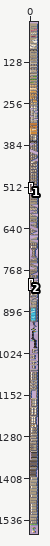
One commit to this sprite sheet: _01_SplashBox/Assets/Visual/Tilemap.png. Above: a wide view before the commit, with the close-up outlined.
Close-up. Before the edit:
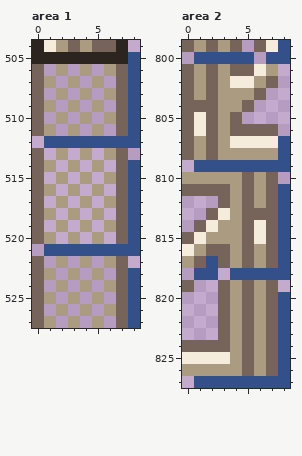
The file is 9x2304 pixels. Shown: area 1: x 0..8, y 504..527; area 2: x 0..8, y 799..827. The wide view leaves out empty margins. The commit also changed other parts of the picture, which this record leaves out.
Now the later version:
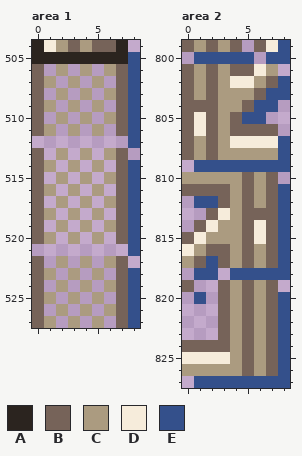
Palette (. is transparent): A #2b241f  B #766359  C #ab9b80  D #f6ecdb  E #34508b
What changed:
{"where": "area 1"}
{"y":512,"x":1,"old":"EEEEEEE","new":"......."}
{"y":521,"x":1,"old":"EEEEEEE","new":"......."}
{"where": "area 2"}
{"y":802,"x":8,"old":".","new":"E"}
{"y":803,"x":7,"old":"..","new":"EE"}
{"y":804,"x":6,"old":"..","new":"EE"}
{"y":805,"x":5,"old":"..","new":"EE"}
{"y":812,"x":1,"old":"..","new":"EE"}
{"y":820,"x":1,"old":".","new":"E"}
{"label":"erased","picture_box":[44,136,128,148]}
{"label":"erased","picture_box":[44,244,128,256]}
{"label":"added","picture_box":[242,76,290,124]}
{"label":"added","picture_box":[194,196,218,208]}
{"label":"added","picture_box":[194,292,206,304]}
